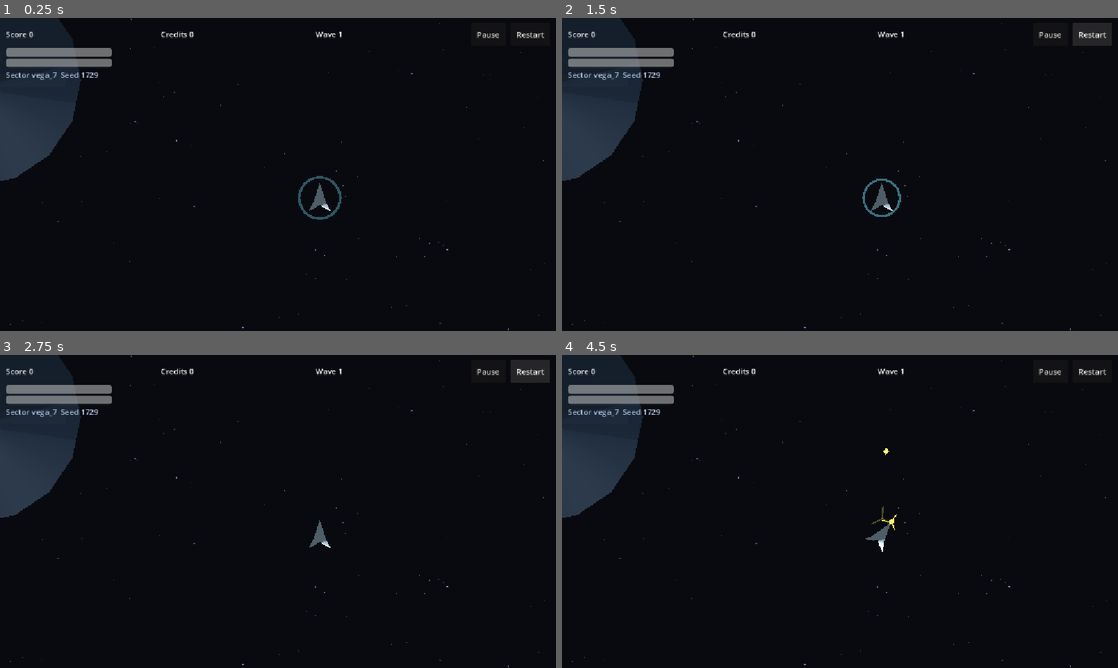
Above: before the commit, frames 1-4 (two rows, left to right).
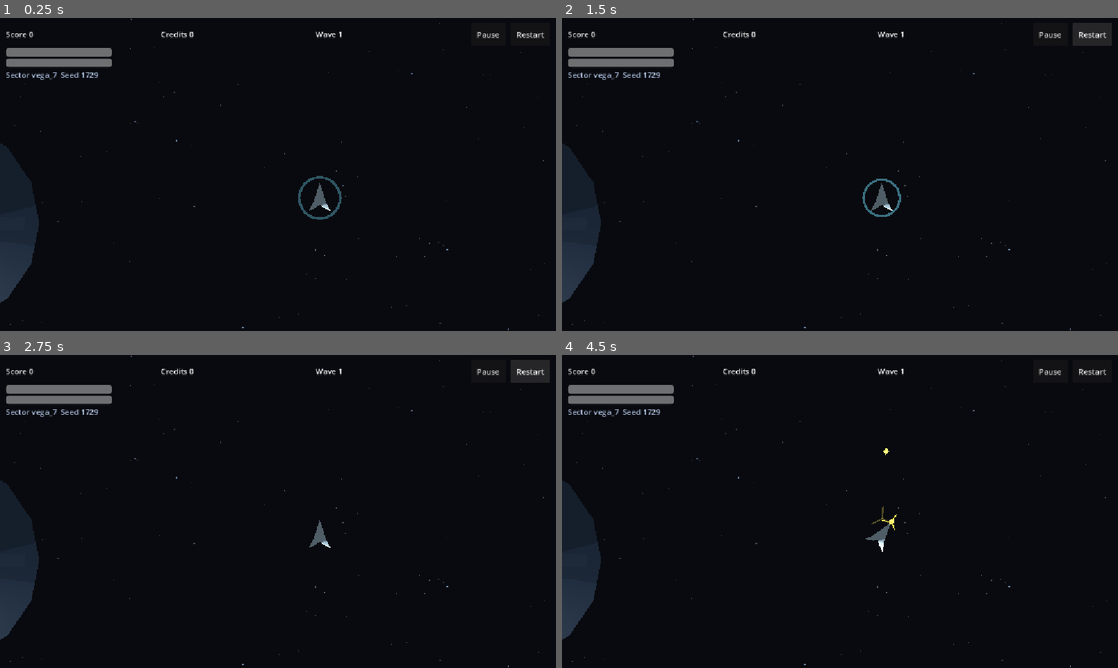
Above: after the commit, the same moments.

Repository: mule/asteroids-android-godot
Game: Godot game, scene res://scenes/game/Main.tscn
The game is run twice, just before and just after one commit, with the same random seed, the same clock (stepped at 60 frames per second) and the same inputs.
Inputs (mouse positions are in pixels of both pictures, inside the frame that each line leads up to):
- Up to frame 1 (0.25 s): no input
- Up to frame 2 (1.5 s): click "Restart" at 0.5 s; click "Restart" at 1.25 s
- Up to frame 3 (2.75 s): click "Restart" at 2 s
- Up to frame 4 (4.5 s): click "Pause" at 2.75 s; click "Restart" at 3.5 s; tap Enter at 4.25 s; move the mouse to (962, 495) at 4.27 s; hold Right (rotate_right) from 4.28 s (still down); hold Space (shoot) from 4.28 s (still down); click (962, 495) at 4.42 s

The runs differ from the first frame. In frame 1, 7.3% of the frame differs, in the area x 0-15%, y 0-92%; in frame 2, 7.3%; in frame 3, 7.3%; in frame 4, 7.3%.

Commit message:
Spend min_landmark_separation between landmarks, not inside one
The blocking finding: in the sector the game ships, placement violated #51's
own acceptance criterion and no test noticed. Moons swept through asteroid
fields and through each other's orbit rings -- planet_02's system overlapped
asteroid_field_03 by 988px -- while the suite stayed green.

Two causes, fixed separately.

The defect. `_make_moon_definition()` built the orbit ladder out of
`min_landmark_separation`, but that figure is documented on
`get_station_positions()` as a centre-to-centre distance BETWEEN landmarks, and
a planet with its moons is ONE landmark: `_get_planet_system_radius()` already
reserves a single footprint for the whole system. Spending the inter-landmark
figure inside a system as well made the shipped sector unsatisfiable by
construction, not unlucky with a seed. At 900 it put planet_01's footprint at
2724px and planet_02's at 1432px, so `get_random_position(rng, system_radius)`
inset their centres into boxes that could be at most ~4264px apart while the
rule demanded 5056px. No sample and no anchor could ever satisfy it, so
`_pick_celestial_system_center()` fell through to its best-effort branch every
run and degraded by a kilometre in silence.

Intra-system spacing now has its own constant, `Sector.ORBIT_CLEARANCE` (180px,
the clearance term the ladder already carried alongside the separation).
Footprints drop to 924px and 532px, and the placement becomes satisfiable with
room to spare. Public rather than private because a test asserts against it,
the same reason `Activation.SLEEP_SCALE` is public.

The reason no test caught it.
`_test_sector_places_bodies_inside_bounds_and_apart` built its own sector --
9000x7000, 760px separation, three fields of radius 160-180 -- while
`Game.tscn` loads `sector_default.tres`: 8000x6000, 900px, five fields up to
560. A test that invents a roomier sector can be green while the shipped one
breaks. Added
`_test_the_shipped_sector_satisfies_its_own_placement_rules`, which asserts
against `assets/sectors/sector_default.tres` directly.

That test is the guard, so it was written first and verified red: with the
separation put back into the ladder it reports all eight violations the review
measured, including the -988 and -941 overlaps, and goes clean with the fix.

The existing test now holds same-system pairs to `ORBIT_CLEARANCE` instead of
`min_landmark_separation`, which is the half of this that is a decision rather
than a defect: a moon is part of its parent's landmark, so the inter-landmark
figure was never the right rule for it.

Verified against a cold `.godot`: 9/9 Godot suites, 24/24 pytest, 10/10 pool
shell suites.

Diff:
--- a/scripts/world/sector.gd
+++ b/scripts/world/sector.gd
@@ -15,6 +15,23 @@
 ## Rejection-sampling budget for landmark placement. See
 ## get_station_positions() for what happens when it runs out.
 const _PLACEMENT_ATTEMPTS := 48
+
+## Clearance between a planet's surface and its innermost moon's orbit, and
+## between one orbit slot and the next.
+##
+## Deliberately NOT `min_landmark_separation`. That figure is documented on
+## get_station_positions() as a centre-to-centre distance BETWEEN landmarks,
+## and a planet with its moons is ONE landmark -- placement already models it
+## that way, reserving a single footprint for the whole system via
+## _get_planet_system_radius(). Feeding the inter-landmark figure into the
+## orbit ladder as well made the shipped sector unsatisfiable by construction:
+## at 900 it put planet_01's footprint at 2724px and planet_02's at 1432px, so
+## in an 8000x6000 sector the inset boxes could separate their centres by at
+## most ~4264px while the rule demanded 5056px. No sample and no anchor could
+## satisfy it, so _pick_celestial_system_center() fell through to its
+## best-effort branch every run and degraded by a kilometre in silence --
+## moons sweeping through asteroid fields and through each other's rings.
+const ORBIT_CLEARANCE := 180.0
 
 var _fields: Array[Node2D] = []
 var _celestial_bodies: Array[Area2D] = []
@@ -312,7 +329,7 @@
 	var planets: Array[Area2D] = []
 	for index in planet_count:
 		var planet_definition := _make_planet_definition(index)
-		var system_radius := _get_planet_system_radius(index, planet_count, moon_count, min_separation)
+		var system_radius := _get_planet_system_radius(index, planet_count, moon_count)
 		var center := _pick_celestial_system_center(rng, system_radius, min_separation)
 		var planet := _spawn_celestial_body(planet_definition, null, 0.0, center)
 		planets.append(planet)
@@ -325,7 +342,7 @@
 		var parent_index := index % planets.size()
 		var orbit_slot := index / planets.size()
 		var parent := planets[parent_index]
-		var moon_definition := _make_moon_definition(index, orbit_slot, parent.get_body_radius(), min_separation)
+		var moon_definition := _make_moon_definition(index, orbit_slot, parent.get_body_radius())
 		var initial_angle := rng.randf_range(0.0, TAU)
 		_spawn_celestial_body(moon_definition, parent, initial_angle)
 		_celestial_footprints.append({
@@ -360,7 +377,7 @@
 	return body_definition
 
 
-func _make_moon_definition(index: int, orbit_slot: int, parent_radius: float, min_separation: float) -> Resource:
+func _make_moon_definition(index: int, orbit_slot: int, parent_radius: float) -> Resource:
 	var moon_radius := maxf(64.0, 86.0 - float(index % 2) * 10.0)
 	var body_definition := CELESTIAL_BODY_DEFINITION_SCRIPT.new()
 	body_definition.body_id = StringName("moon_%02d" % (index + 1))
@@ -368,13 +385,13 @@
 	body_definition.gravity_strength = 350.0
 	body_definition.influence_multiplier = 4.0
 	body_definition.visual_asset = MOON_VISUAL_ASSET
-	body_definition.orbit_radius = parent_radius + moon_radius + min_separation + 180.0
-	body_definition.orbit_radius += float(orbit_slot) * (min_separation + moon_radius * 2.0 + 180.0)
+	body_definition.orbit_radius = parent_radius + moon_radius + ORBIT_CLEARANCE
+	body_definition.orbit_radius += float(orbit_slot) * (ORBIT_CLEARANCE + moon_radius * 2.0)
 	body_definition.orbit_period_seconds = 24.0 + float(index) * 6.0
 	return body_definition
 
 
-func _get_planet_system_radius(index: int, planet_count: int, moon_count: int, min_separation: float) -> float:
+func _get_planet_system_radius(index: int, planet_count: int, moon_count: int) -> float:
 	var planet_definition := _make_planet_definition(index)
 	var system_radius: float = planet_definition.body_radius
 
@@ -384,8 +401,7 @@
 		var moon_definition := _make_moon_definition(
 			moon_index,
 			orbit_slot,
-			planet_definition.body_radius,
-			min_separation
+			planet_definition.body_radius
 		)
 		system_radius = maxf(system_radius, moon_definition.orbit_radius + moon_definition.body_radius)
 		moon_index += planet_count
--- a/tests/test_celestial_bodies.gd
+++ b/tests/test_celestial_bodies.gd
@@ -5,6 +5,10 @@
 const BODY_SCENE := "res://scenes/entities/CelestialBody.tscn"
 const SECTOR_DEFINITION_SCRIPT := "res://scripts/resources/sector_definition.gd"
 const SECTOR_SCRIPT := "res://scripts/world/sector.gd"
+## The resource `Game.tscn` actually loads. Asserted against directly: the
+## placement rules are a property of the sector that ships, and a test that
+## invents a roomier one can be green while the shipped sector breaks them.
+const SHIPPED_SECTOR := "res://assets/sectors/sector_default.tres"
 
 
 func _init() -> void:
@@ -14,6 +18,7 @@
 	await _test_moon_completes_orbit_period(failures)
 	await _test_planet_does_not_move(failures)
 	await _test_sector_places_bodies_inside_bounds_and_apart(failures)
+	await _test_the_shipped_sector_satisfies_its_own_placement_rules(failures)
 	await _test_bodies_join_gravity_sources_group(failures)
 
 	for failure in failures:
@@ -198,17 +203,144 @@
 			"position": footprint_center,
 			"body_radius": radius,
 			"orbit_radius": orbit_radius,
+			# The planet this body belongs to: itself for a planet, its
+			# orbit_parent for a moon. Pairs sharing one are a single landmark.
+			"system": (body.get("orbit_parent") as Node2D) if orbit_radius > 0.0 else body,
 		})
 
+	# `min_landmark_separation` is asserted BETWEEN landmarks only. A planet and
+	# the moons orbiting it are one landmark -- placement reserves a single
+	# footprint for the whole system -- so same-system pairs are held to
+	# Sector.ORBIT_CLEARANCE instead, checked below.
 	for i in footprints.size():
 		for j in range(i + 1, footprints.size()):
 			var a := footprints[i]
 			var b := footprints[j]
+			if a["system"] != null and a["system"] == b["system"]:
+				continue
 			var gap := _swept_landmark_gap(a, b)
 			if gap < definition.min_landmark_separation:
 				failures.append(
 					"Sector separation: %s and %s leave gap %f, expected at least %f"
 					% [a["name"], b["name"], gap, definition.min_landmark_separation]
+				)
+
+	var clearance: float = sector_script.get_script_constant_map()["ORBIT_CLEARANCE"]
+	for i in footprints.size():
+		for j in range(i + 1, footprints.size()):
+			var a := footprints[i]
+			var b := footprints[j]
+			if a["system"] == null or a["system"] != b["system"]:
+				continue
+
+			# Both orbit the same planet: their swept annuli must not touch.
+			if a["orbit_radius"] > 0.0 and b["orbit_radius"] > 0.0:
+				var ring_gap: float = (
+					absf(a["orbit_radius"] - b["orbit_radius"]) - a["body_radius"] - b["body_radius"]
+				)
+				if ring_gap < clearance:
+					failures.append(
+						"Orbit clearance: %s and %s share a parent and leave %f between rings, expected %f"
+						% [a["name"], b["name"], ring_gap, clearance]
+					)
+				continue
+
+			# One of them is the parent planet: the moon's inner sweep must
+			# clear the planet's surface.
+			var moon := b if a["orbit_radius"] <= 0.0 else a
+			var planet := a if a["orbit_radius"] <= 0.0 else b
+			var surface_gap: float = (
+				moon["orbit_radius"] - moon["body_radius"] - planet["body_radius"]
+			)
+			if surface_gap < clearance:
+				failures.append(
+					"Orbit clearance: %s passes %f from %s's surface, expected %f"
+					% [moon["name"], surface_gap, planet["name"], clearance]
+				)
+
+	sector.queue_free()
+	await process_frame
+
+
+## The shipped sector, judged by #51's own acceptance criterion.
+##
+## `_test_sector_places_bodies_inside_bounds_and_apart` builds a 9000x7000
+## sector with 760px separation and three small fields, and passes. The game
+## loads `sector_default.tres`: 8000x6000, 900px, five fields up to 560. That
+## substitution is what let a green suite ship a sector whose moons sweep
+## through asteroid fields, so this asserts the same rules against the real
+## resource.
+##
+## A planet and the moons orbiting it are ONE landmark -- that is what the
+## placement code already models, reserving a single footprint for the whole
+## system -- so `min_landmark_separation` is asserted BETWEEN systems and
+## between a system and a field, never inside a system. Intra-system spacing is
+## its own, much smaller concern and is checked separately.
+func _test_the_shipped_sector_satisfies_its_own_placement_rules(failures: Array[String]) -> void:
+	var sector_script := _load_resource(SECTOR_SCRIPT, failures) as Script
+	var definition: Resource = _load_resource(SHIPPED_SECTOR, failures) as Resource
+	if sector_script == null or definition == null:
+		return
+
+	var sector := sector_script.new() as Node2D
+	sector.definition = definition
+	root.add_child(sector)
+	await process_frame
+
+	var rng := RandomNumberGenerator.new()
+	rng.seed = definition.sector_seed
+	sector.place_content(rng)
+	await process_frame
+
+	var bodies: Array = sector.get_celestial_bodies()
+	var bounds: Rect2 = definition.get_bounds()
+	var separation: float = definition.min_landmark_separation
+
+	# One entry per planet system: the parent planet, and the radius of the
+	# disc the whole system occupies once its moons have swept a full orbit.
+	var systems: Dictionary = {}
+	for body in bodies:
+		var body_definition = body.get("definition")
+		var orbit: float = body_definition.orbit_radius if body_definition != null else 0.0
+		var parent: Node2D = body if orbit <= 0.0 else (body.get("orbit_parent") as Node2D)
+		if parent == null:
+			failures.append("Shipped sector: %s orbits nothing, so it belongs to no landmark" % body.name)
+			continue
+		var reach: float = orbit + body.get_body_radius()
+		if not systems.has(parent):
+			systems[parent] = {"name": parent.name, "position": parent.global_position, "radius": 0.0}
+		systems[parent]["radius"] = maxf(systems[parent]["radius"], reach)
+
+		if not _circle_inside_bounds(body.global_position, body.get_body_radius(), bounds):
+			failures.append("Shipped sector: %s sits outside the sector" % body.name)
+
+	var keys: Array = systems.keys()
+	for i in keys.size():
+		var a: Dictionary = systems[keys[i]]
+
+		if not _circle_inside_bounds(a["position"], a["radius"], bounds):
+			failures.append(
+				"Shipped sector: %s's system footprint (r=%.0f) is not inside the sector"
+				% [a["name"], a["radius"]]
+			)
+
+		for j in range(i + 1, keys.size()):
+			var b: Dictionary = systems[keys[j]]
+			var gap: float = a["position"].distance_to(b["position"]) - a["radius"] - b["radius"]
+			if gap < separation:
+				failures.append(
+					"Shipped sector: systems %s and %s leave %.0f, want >= %.0f"
+					% [a["name"], b["name"], gap, separation]
+				)
+
+		for field in sector.get_fields():
+			var field_gap: float = (
+				a["position"].distance_to(field.global_position) - a["radius"] - field.field_radius
+			)
+			if field_gap < separation:
+				failures.append(
+					"Shipped sector: system %s and %s leave %.0f, want >= %.0f"
+					% [a["name"], field.field_name, field_gap, separation]
 				)
 
 	sector.queue_free()
